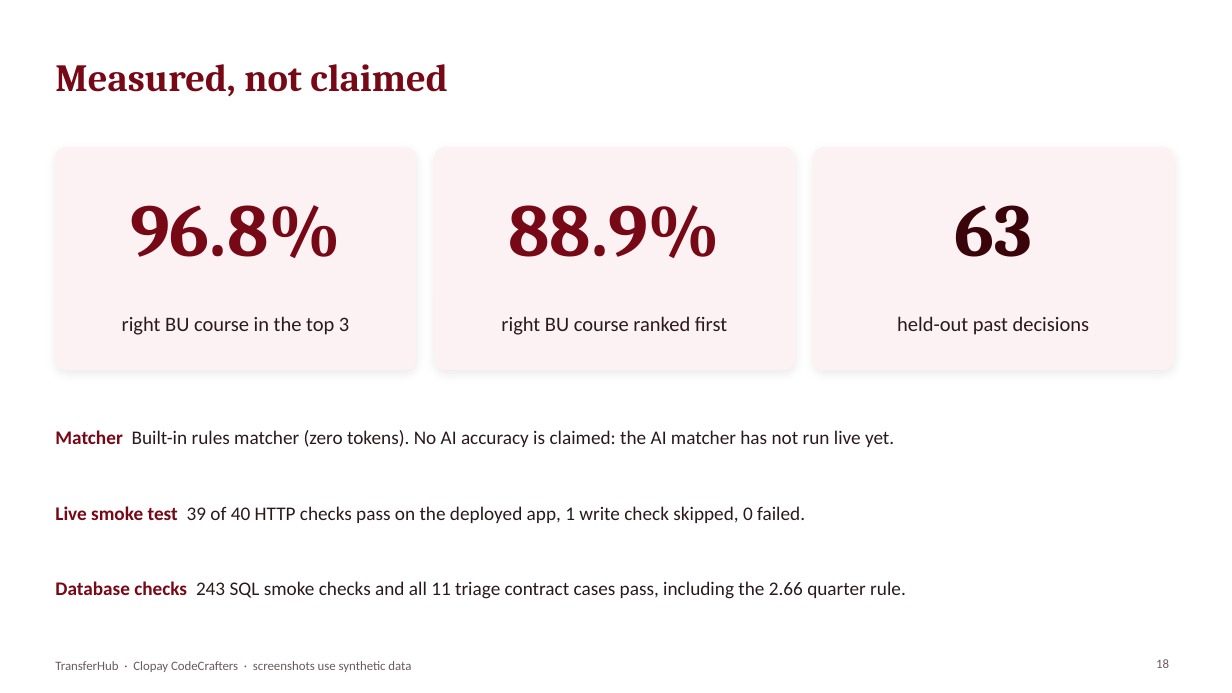
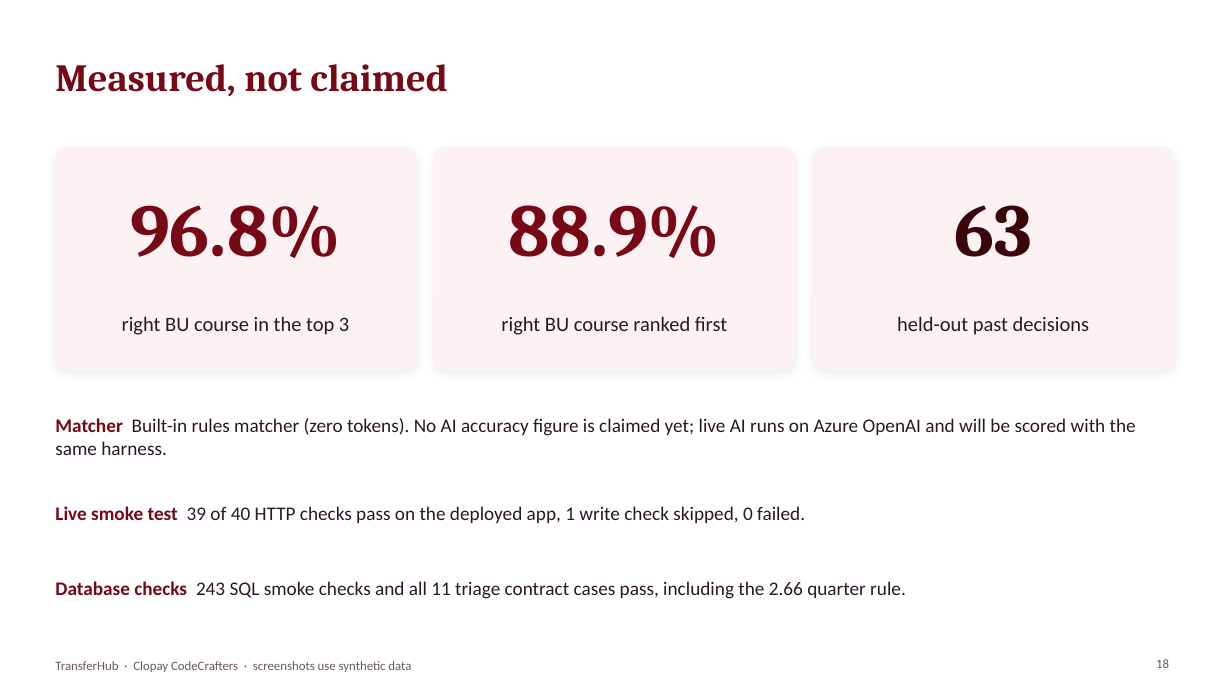
Before and after one commit to raghuramr/transferhub, a slide deck: slide 18 of _designs/deck/TransferHub-Full.pptx. Drawn at 1232x693 pixels with LibreOffice and Linux fonts; fonts in the diff are those of the drawing. Boxes give left, top, right and bottom in pixels: in the first picture for what was removed or moved away, otherwise in the second. Text is boxed around its words. In the diff, an @@ line names an element or a change of style, - is before the commit and + after.

```diff
--- a/_designs/deck/TransferHub-Full.pptx
+++ b/_designs/deck/TransferHub-Full.pptx
@@ text at [55, 418, 1136, 455]: text changed @@
-Matcher Built-in rules matcher (zero tokens). No AI accuracy is claimed: the AI matcher has not run live yet.
+Matcher Built-in rules matcher (zero tokens). No AI accuracy figure is claimed yet; live AI runs on Azure OpenAI and will be scored with the same harness.
```
Also in this commit, not shown: 2 other slides changed, 8 other files.
